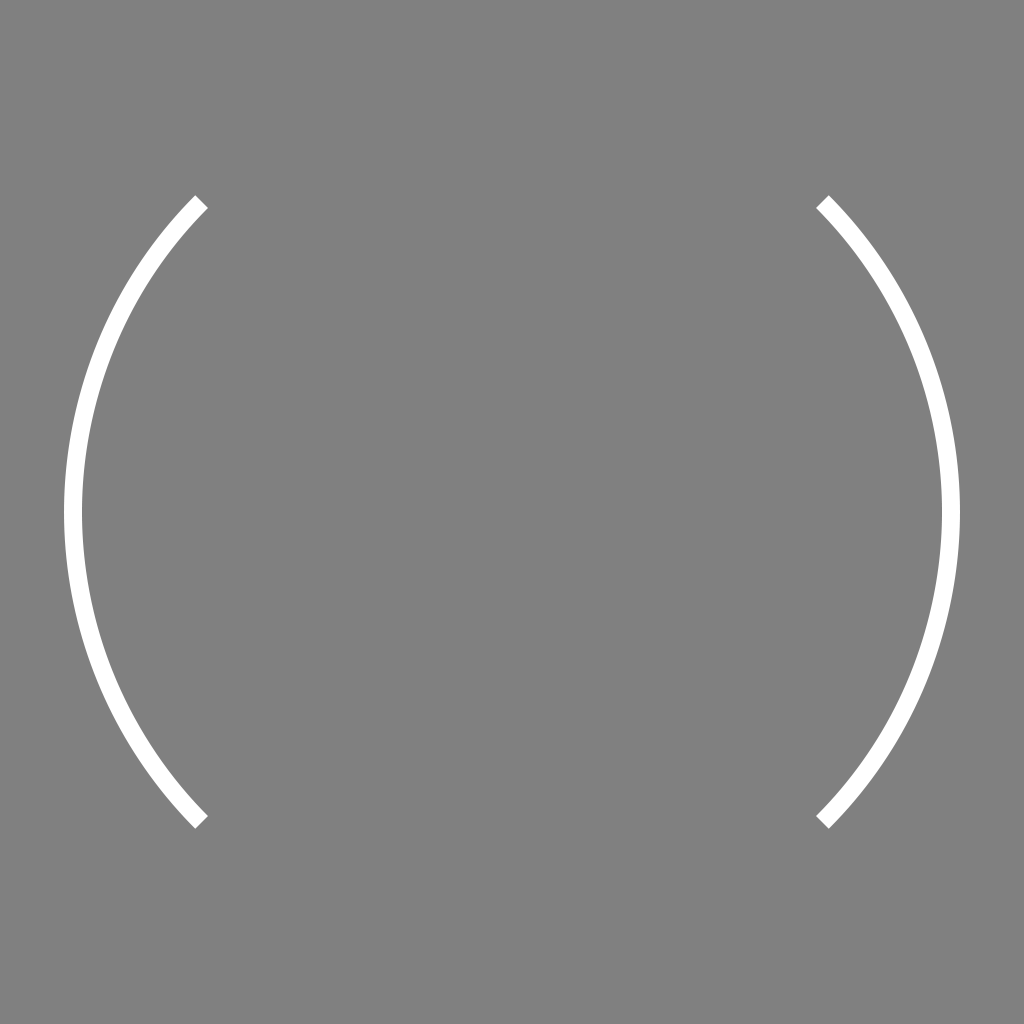
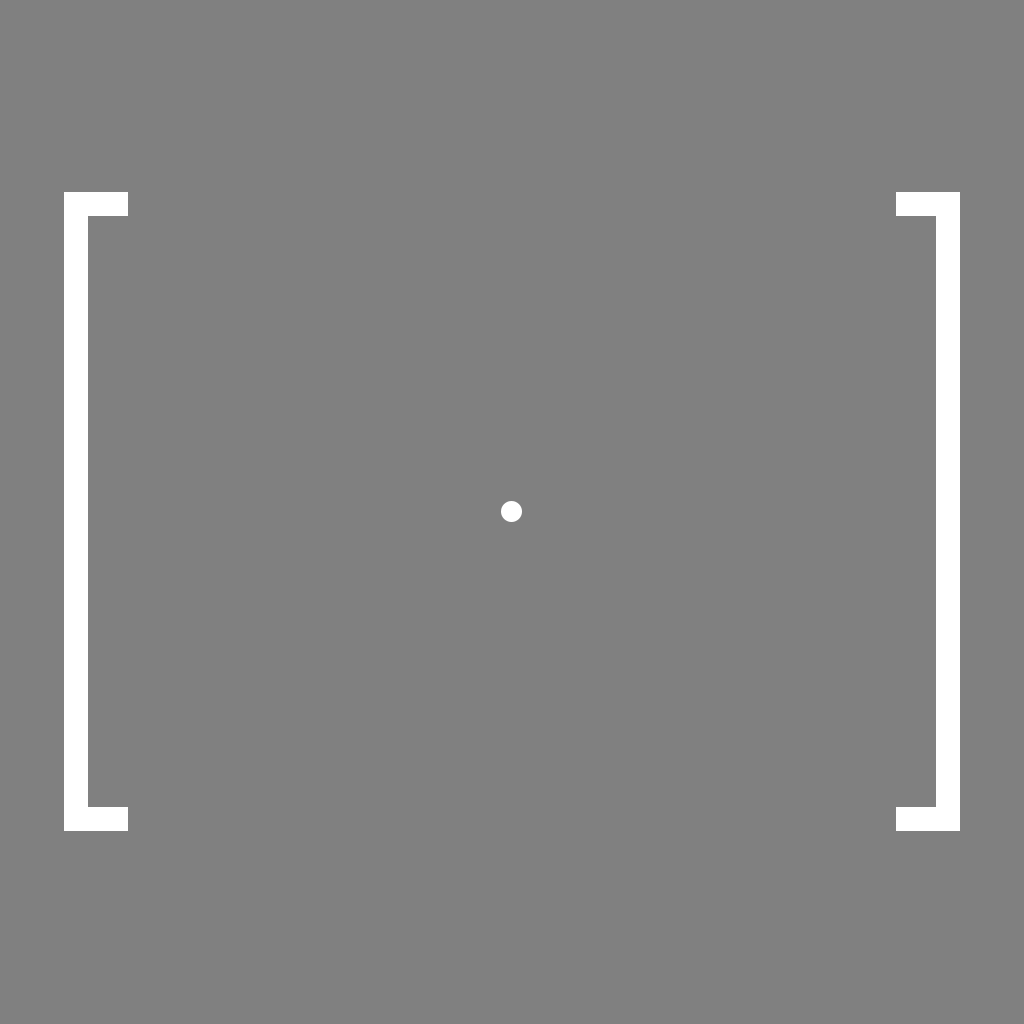
Comparing the layer stacks of the two (1024, 1024) images. Changes:
hid group "Shotgun" (2 layers) over [64, 195, 960, 829]
painted on "Ellipse 1 copy 2" over [890, 272, 960, 595]
showed group "AssaultRifle" (6 layers) over [64, 192, 960, 831]
added layer "Rectangle 1 copy" in group "AssaultRifle" over [64, 192, 960, 831]
painted on "Ellipse 2" over [501, 501, 522, 522]
